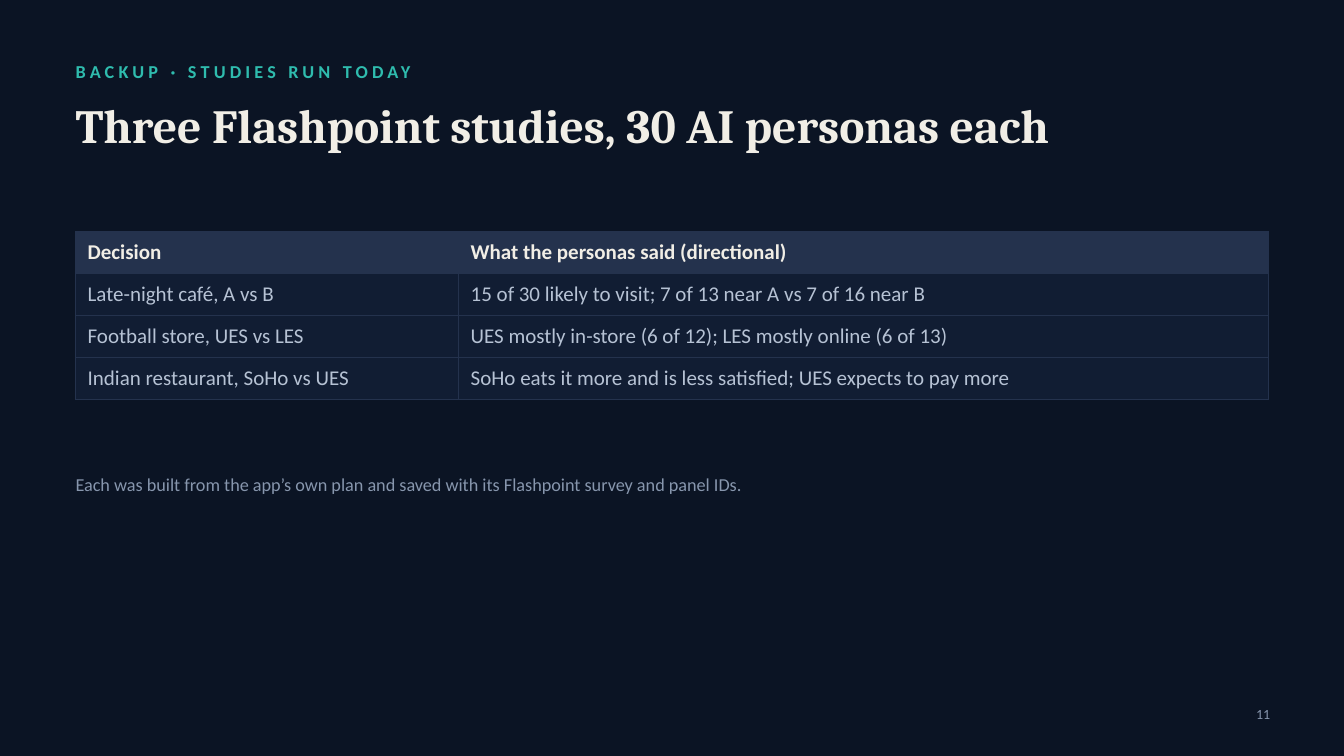
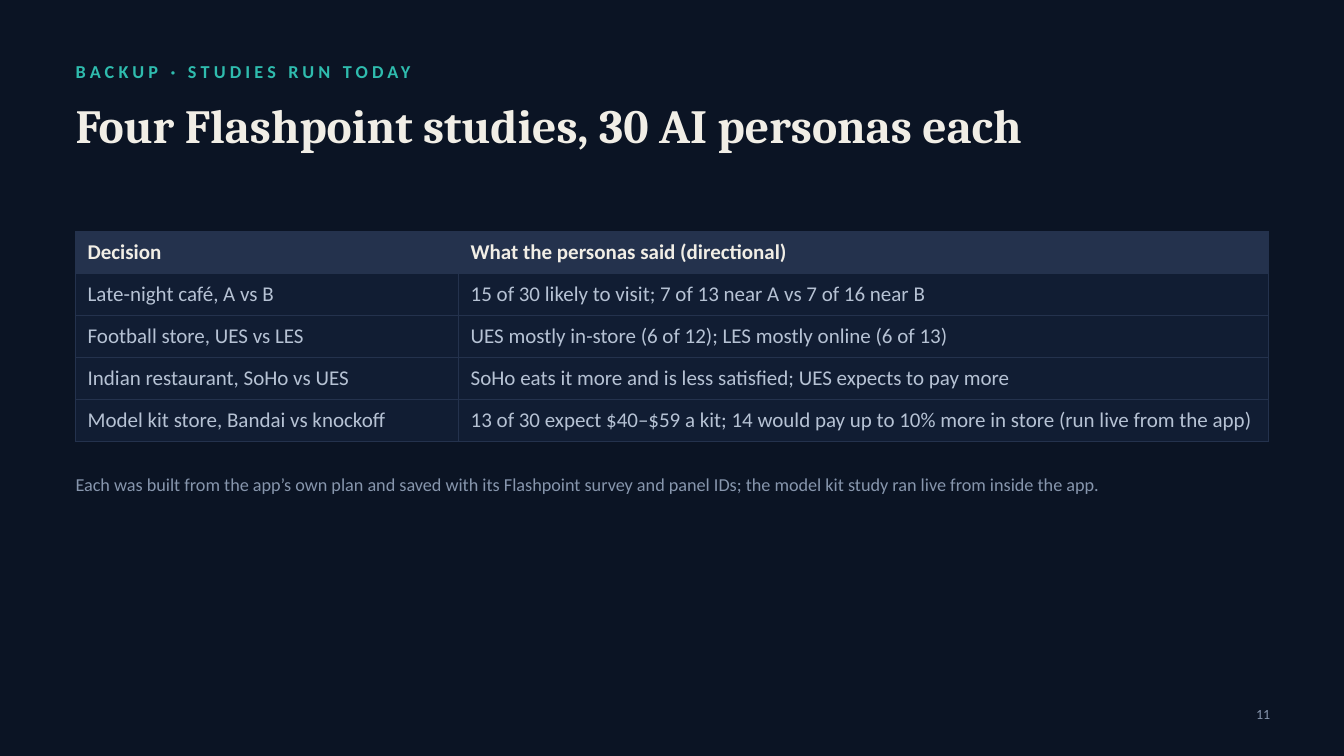
Before and after one commit to naringrekarchinmay/blindspot-ai, a slide deck: slide 11 of docs/presentation/BlindSpot-AI-pitch.pptx. Drawn at 1344x756 pixels with LibreOffice and Linux fonts; fonts in the diff are those of the drawing. Boxes give left, top, right and bottom in pixels: in the first picture for what was removed or moved away, otherwise in the second. Text is boxed around its words. In the diff, an @@ line names an element or a change of style, - is before the commit and + after.

```diff
--- a/docs/presentation/BlindSpot-AI-pitch.pptx
+++ b/docs/presentation/BlindSpot-AI-pitch.pptx
@@ title at bbox=[76, 110, 1021, 153]: text changed @@
-Three Flashpoint studies, 30 AI personas each
+Four Flashpoint studies, 30 AI personas each
@@ table at bbox=[76, 232, 1268, 435] @@
+row 5: Model kit store, Bandai vs knockoff | 13 of 30 expect $40–$59 a kit; 14 would pay up to 10% more in store (run live from the app)
@@ text at bbox=[76, 478, 1098, 494]: text changed @@
-Each was built from the app’s own plan and saved with its Flashpoint survey and panel IDs.
+Each was built from the app’s own plan and saved with its Flashpoint survey and panel IDs; the model kit study ran live from inside the app.
```
Also in this commit, not shown: 11 other files.
